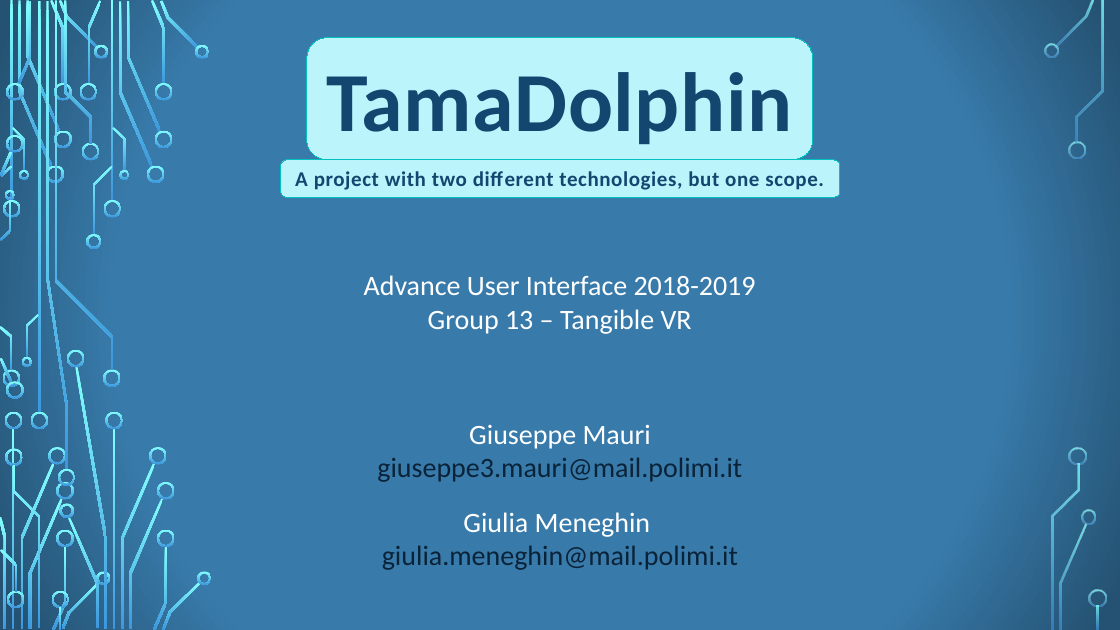
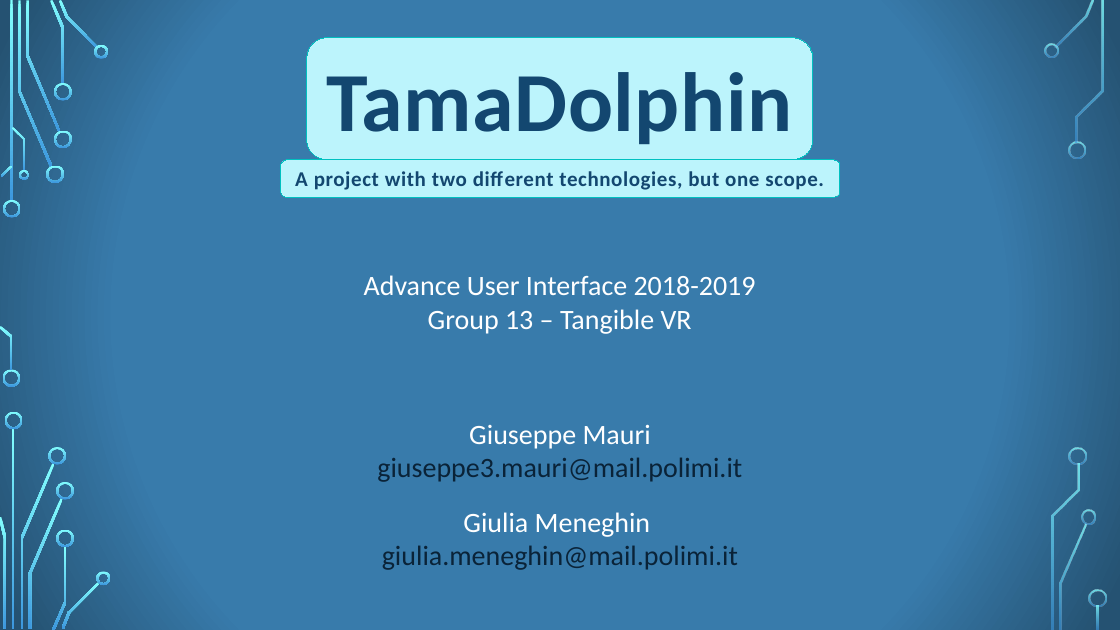
Before and after one commit to Ciuse/TamaDolphin, a slide deck: slide 1 of 13_TANGIBLEVR_2018_19_presentation.pptx. Drawn at 1120x630 pixels with LibreOffice and Linux fonts; fonts in the diff are those of the drawing; background and template pictures are left out. Boxes give left, top, right and bottom in pixels: in the first picture for what was removed or moved away, otherwise in the second. Text is boxed around its words. In the diff, an @@ line names an element or a change of style, - is before the commit and + after.

```diff
--- a/13_TANGIBLEVR_2018_19_presentation.pptx
+++ b/13_TANGIBLEVR_2018_19_presentation.pptx
@@ group removed at (x1=0, y1=0, x2=212, y2=630): 50 freeform shapes, 4 rectangles @@
```
Also in this commit, not shown: 1 other slide changed, 20 other files.
